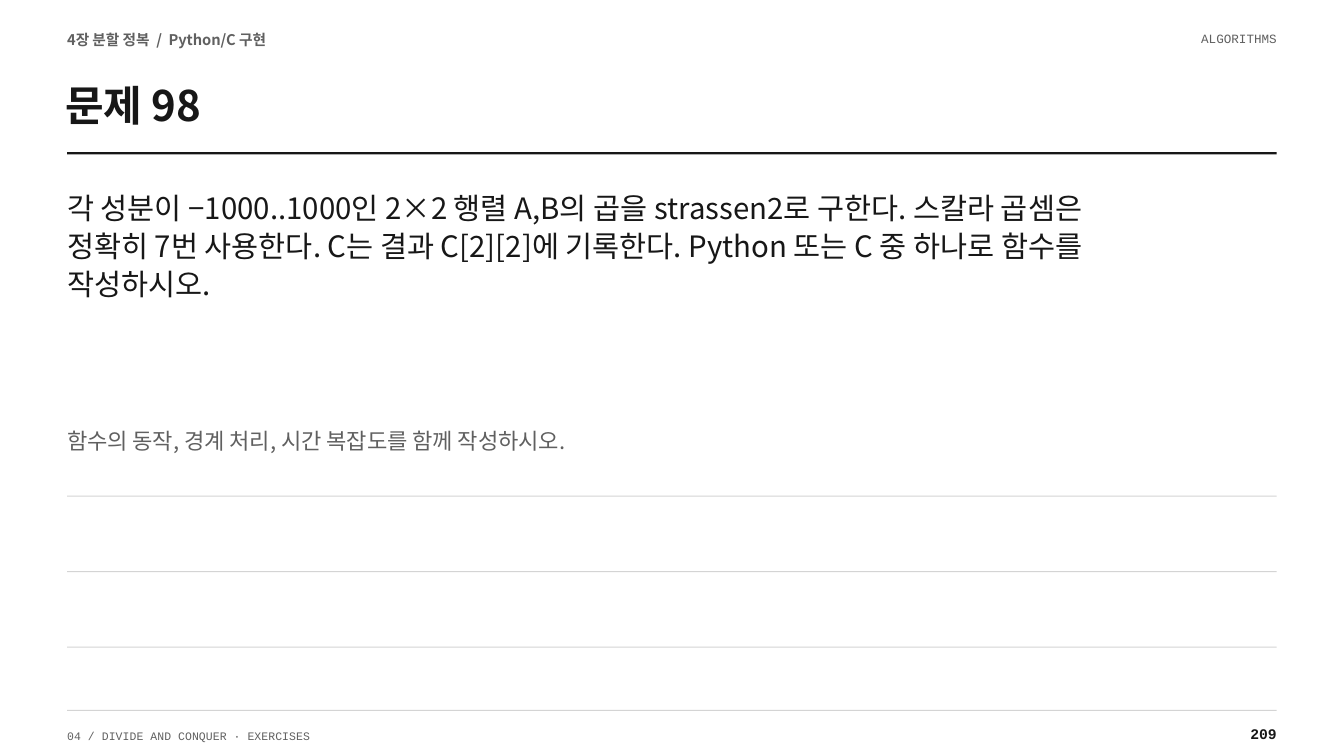
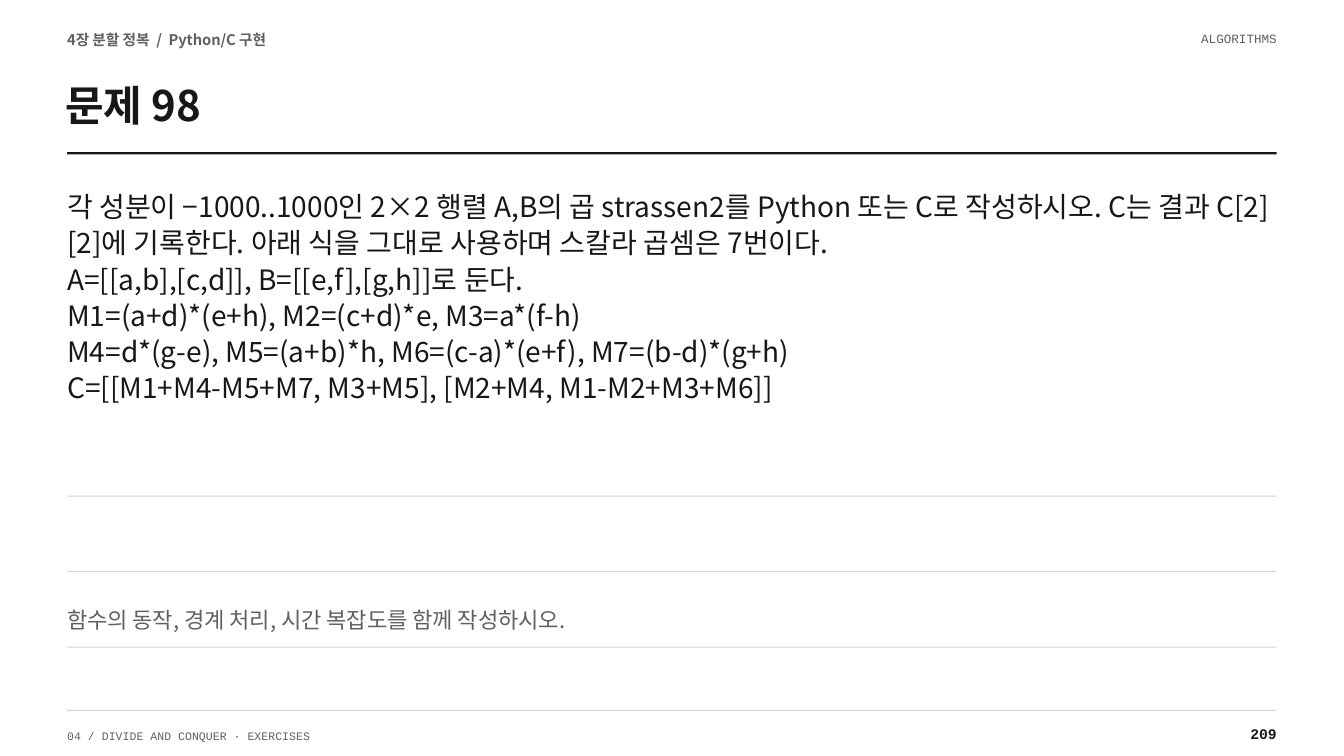
Before and after one commit to Sangdon-Park/Sangdon-Park.github.io, a slide deck: slide 209 of data/알고리즘/4장_연습문제_100문항_수업용.pptx. Drawn at 1344x756 pixels with LibreOffice and Linux fonts; fonts in the diff are those of the drawing. Boxes give left, top, right and bottom in pixels: in the first picture for what was removed or moved away, otherwise in the second. Text is boxed around its words. In the diff, an @@ line names an element or a change of style, - is before the commit and + after.

```diff
--- a/data/알고리즘/4장_연습문제_100문항_수업용.pptx
+++ b/data/알고리즘/4장_연습문제_100문항_수업용.pptx
@@ text at [67, 194, 1269, 403]: text changed; size 21 to 20 pt @@
-각 성분이 −1000..1000인 2×2 행렬 A,B의 곱을 strassen2로 구한다. 스칼라 곱셈은
-정확히 7번 사용한다. C는 결과 C[2][2]에 기록한다. Python 또는 C 중 하나로 함수를
-작성하시오.
+각 성분이 −1000..1000인 2×2 행렬 A,B의 곱 strassen2를 Python 또는 C로 작성하시오. C는 결과 C[2][2]에 기록한다. 아래 식을 그대로 사용하며 스칼라 곱셈은 7번이다.
+A=[[a,b],[c,d]], B=[[e,f],[g,h]]로 둔다.
+M1=(a+d)*(e+h), M2=(c+d)*e, M3=a*(f-h)
+M4=d*(g-e), M5=(a+b)*h, M6=(c-a)*(e+f), M7=(b-d)*(g+h)
+C=[[M1+M4-M5+M7, M3+M5], [M2+M4, M1-M2+M3+M6]]
@@ text "함수의 동작, 경계 처리, 시간 ...": place and size @@
-text "함수의 동작, 경계 처리, 시간 ..." at [67, 430, 566, 453]
+text "함수의 동작, 경계 처리, 시간 ..." at [67, 609, 566, 632]
```
Also in this commit, not shown: 17 other slides changed, 1 slide added, 1 slide removed, 11 other files.
